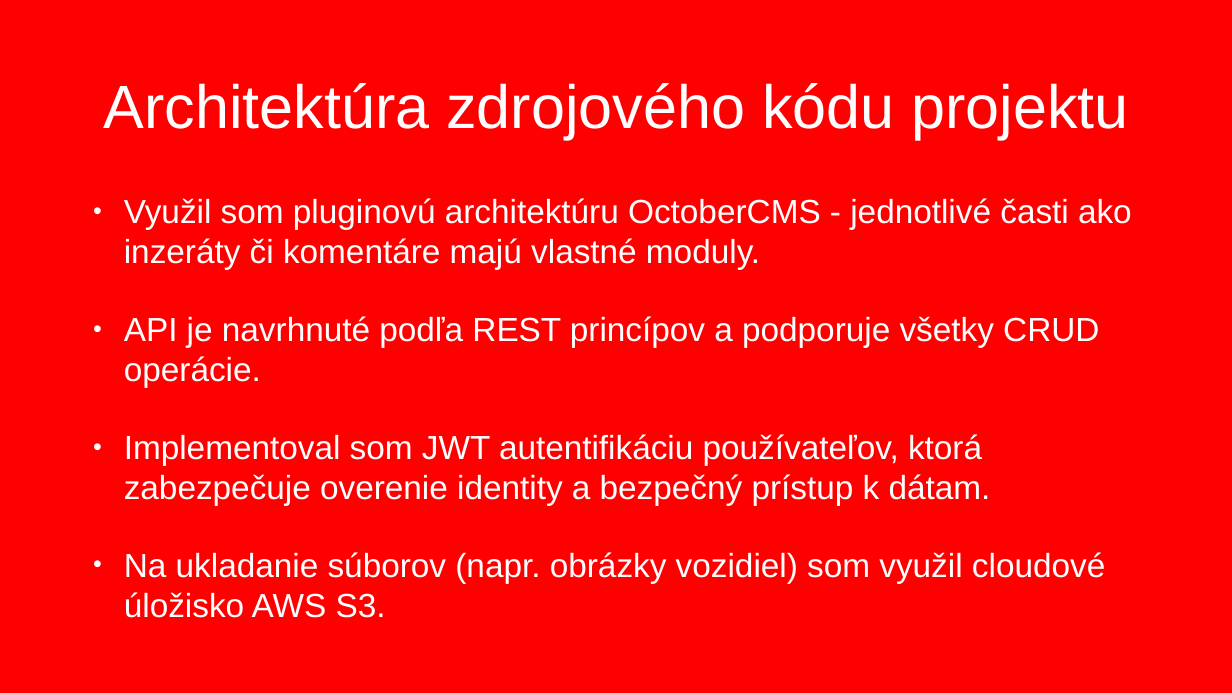
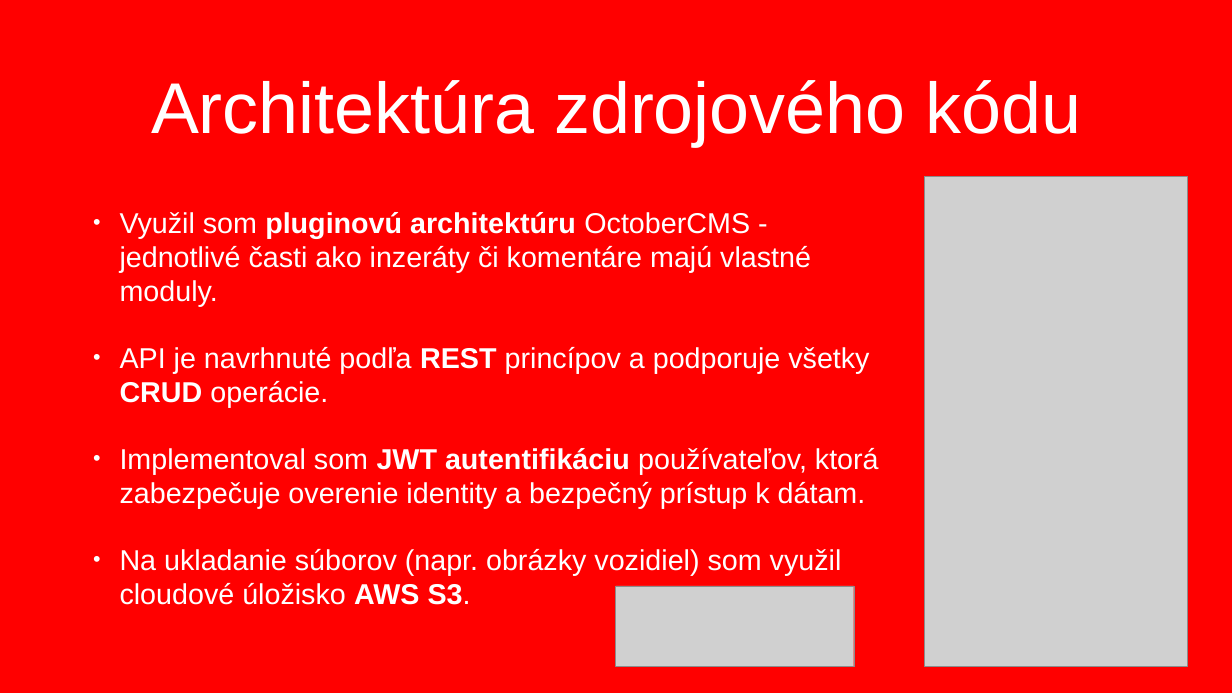
Before and after one commit to Autobahn-sk/Autobahn.sk, a slide deck: slide 8 of __prezentacia__/Prezentácia Martin Mojžiš.pptx. Drawn at 1232x693 pixels with LibreOffice and Linux fonts; fonts in the diff are those of the drawing; grey boxes stand for pictures; background and template pictures are left out. Boxes give left, top, right and bottom in pixels: in the first picture for what was removed or moved away, otherwise in the second. Text is boxed around its words. In the diff, an @@ line names an element or a change of style, - is before the commit and + after.

```diff
--- a/__prezentacia__/Prezentácia Martin Mojžiš.pptx
+++ b/__prezentacia__/Prezentácia Martin Mojžiš.pptx
@@ title at box(151, 80, 1082, 146): text changed; size 95.2 to 112 pt @@
-Architektúra zdrojového kódu projektu
+Architektúra zdrojového kódu
@@ picture added at box(924, 176, 1187, 666) @@
@@ text "Využil som pluginovú architektúru OctoberCMS ..." at box(120, 212, 879, 605): size 52 to 44.7 pt; bold on in "pluginovú architektúru", "REST CRUD", "JWT autentifikáciu", "AWS S3."; indent changed; less space between paragraphs @@
@@ picture added at box(616, 586, 854, 666) @@
```
Also in this commit, not shown: 11 other slides changed, 1 slide added.
